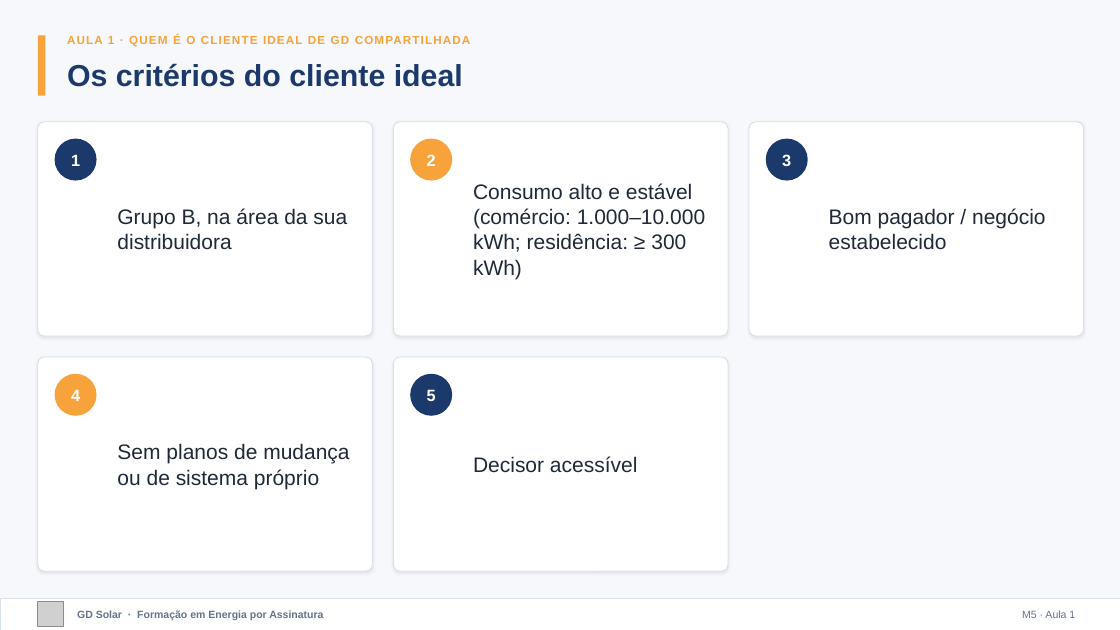
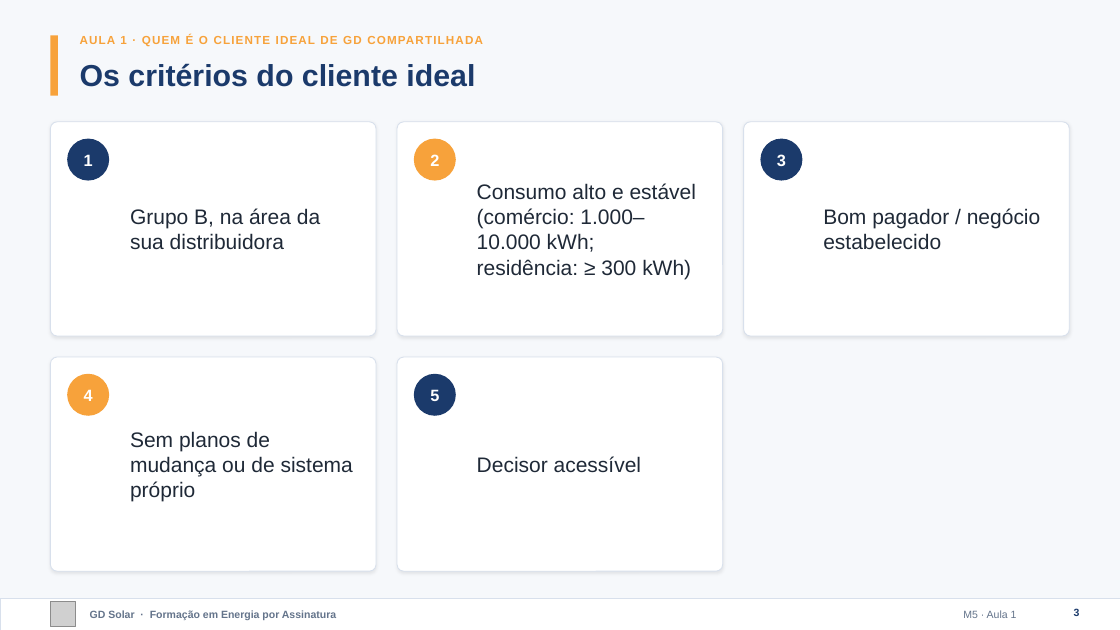
Before and after one commit to marcelo-braga-dev/casaverde, a slide deck: slide 3 of docs/curso/slides/m05-comercial.pptx. Drawn at 1120x630 pixels with LibreOffice and Linux fonts; fonts in the diff are those of the drawing; grey boxes stand for pictures. Boxes give left, top, right and bottom in pixels: in the first picture for what was removed or moved away, otherwise in the second. Text is boxed around its words. In the diff, an @@ line names an element or a change of style, - is before the commit and + after.

```diff
--- a/docs/curso/slides/m05-comercial.pptx
+++ b/docs/curso/slides/m05-comercial.pptx
@@ text "Os critérios do cliente ideal": place and size @@
-text "Os critérios do cliente ideal" at [67, 63, 463, 87]
+text "Os critérios do cliente ideal" at [80, 63, 475, 87]
@@ rounded rectangle: place and size @@
-rounded rectangle at [38, 122, 372, 336]
+rounded rectangle at [50, 122, 376, 336]
@@ text "Grupo B, na área da ..." rewrapped from [117, 208, 347, 250] to [130, 208, 320, 250] @@
@@ rounded rectangle: place and size @@
-rounded rectangle at [393, 122, 728, 336]
+rounded rectangle at [397, 122, 723, 336]
@@ ellipse: place and size @@
-ellipse at [410, 139, 452, 181]
+ellipse at [414, 139, 456, 181]
@@ text "Consumo alto e estável (comércio: ..." rewrapped from [473, 183, 705, 279] to [477, 183, 696, 279] @@
@@ rounded rectangle: place and size @@
-rounded rectangle at [749, 122, 1084, 336]
+rounded rectangle at [744, 122, 1070, 336]
@@ text "3": place and size @@
-text "3" at [782, 154, 791, 166]
+text "3" at [777, 154, 786, 166]
@@ ellipse: place and size @@
-ellipse at [766, 139, 808, 181]
+ellipse at [760, 139, 802, 181]
@@ text "Bom pagador / negócio estabelecido": place and size @@
-text "Bom pagador / negócio estabelecido" at [829, 208, 1046, 250]
+text "Bom pagador / negócio estabelecido" at [823, 208, 1041, 250]
@@ rounded rectangle: place and size @@
-rounded rectangle at [38, 357, 372, 571]
+rounded rectangle at [50, 357, 376, 571]
@@ rounded rectangle: place and size @@
-rounded rectangle at [393, 357, 728, 571]
+rounded rectangle at [397, 357, 723, 571]
@@ 3 texts, 2 ellipses, 1 picture, 1 rectangle: place and size @@
-3 texts, 2 ellipses, 1 picture, 1 rectangle at [38, 35, 471, 627]
+3 texts, 2 ellipses, 1 picture, 1 rectangle at [50, 35, 483, 627]
@@ text "Sem planos de mudança ou ..." rewrapped from [117, 443, 349, 489] to [130, 431, 353, 502] @@
@@ ellipse: place and size @@
-ellipse at [410, 374, 452, 416]
+ellipse at [414, 374, 456, 416]
@@ text "Decisor acessível": place and size @@
-text "Decisor acessível" at [473, 456, 637, 472]
+text "Decisor acessível" at [477, 456, 641, 473]
@@ text "GD Solar · Formação em ...": place and size @@
-text "GD Solar · Formação em ..." at [77, 610, 323, 620]
+text "GD Solar · Formação em ..." at [90, 610, 336, 620]
@@ text "M5 · Aula 1": place and size @@
-text "M5 · Aula 1" at [1022, 610, 1075, 618]
+text "M5 · Aula 1" at [963, 610, 1017, 618]
@@ page number added at [1074, 608, 1080, 616], 9 pt, text #1B3A6B, bold @@
+3
```
Also in this commit, not shown: 31 other slides changed, 13 other files.
